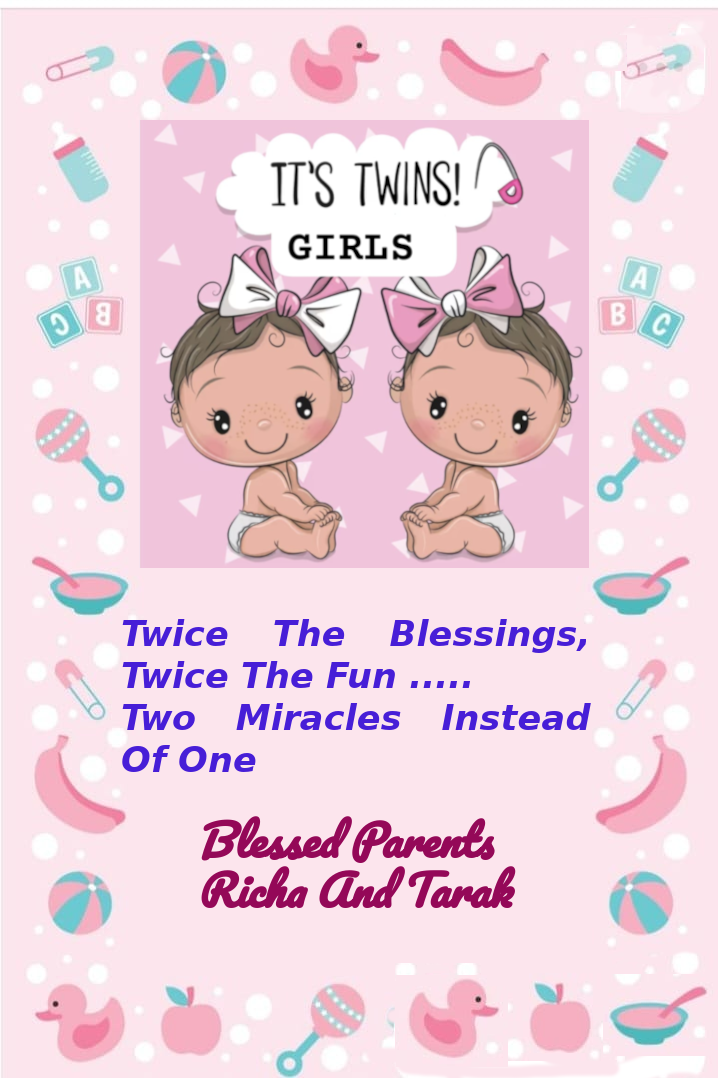
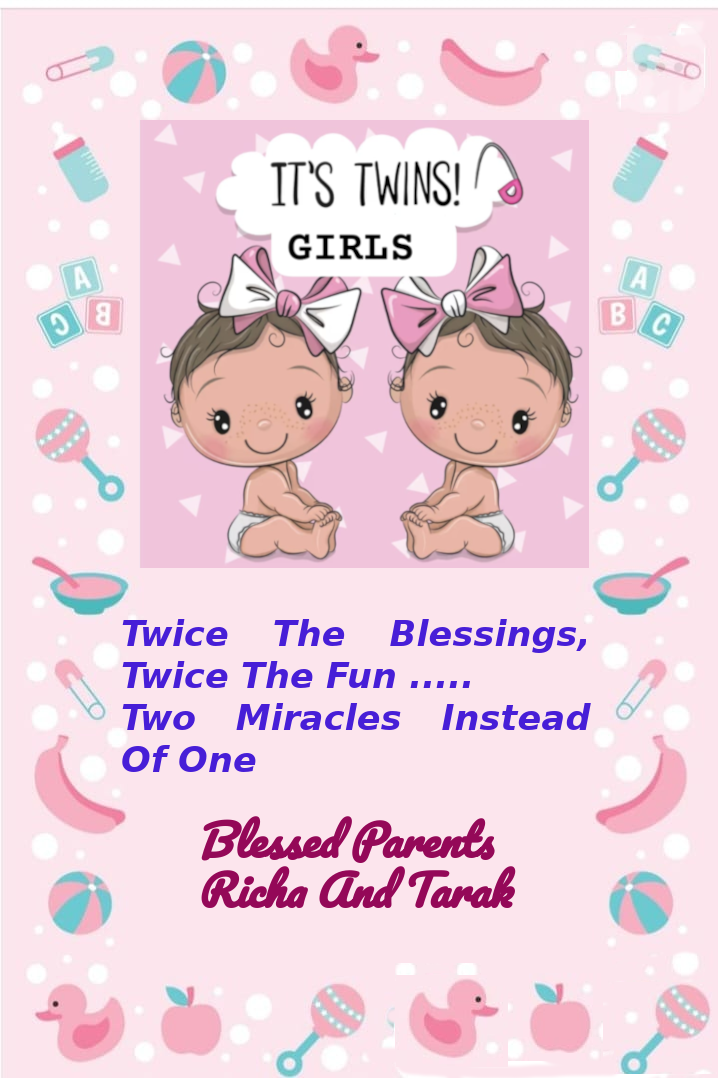
Layered file, before and after one edit (718 x 1078). Changes by layer:
painted on "twin_girls_background.jpeg copy #4" over [603, 974, 718, 1074]
painted on "twin_girls_background.jpeg copy #1" over [621, 35, 704, 111]
